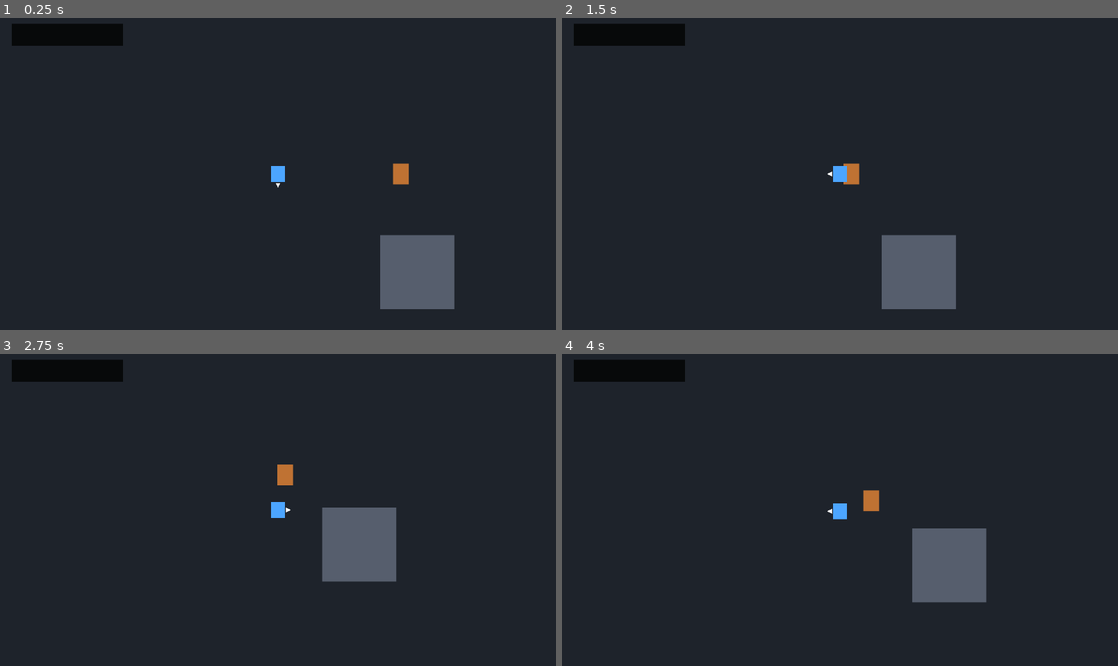
Above: before the commit, frames 1-4 (two rows, left to right).
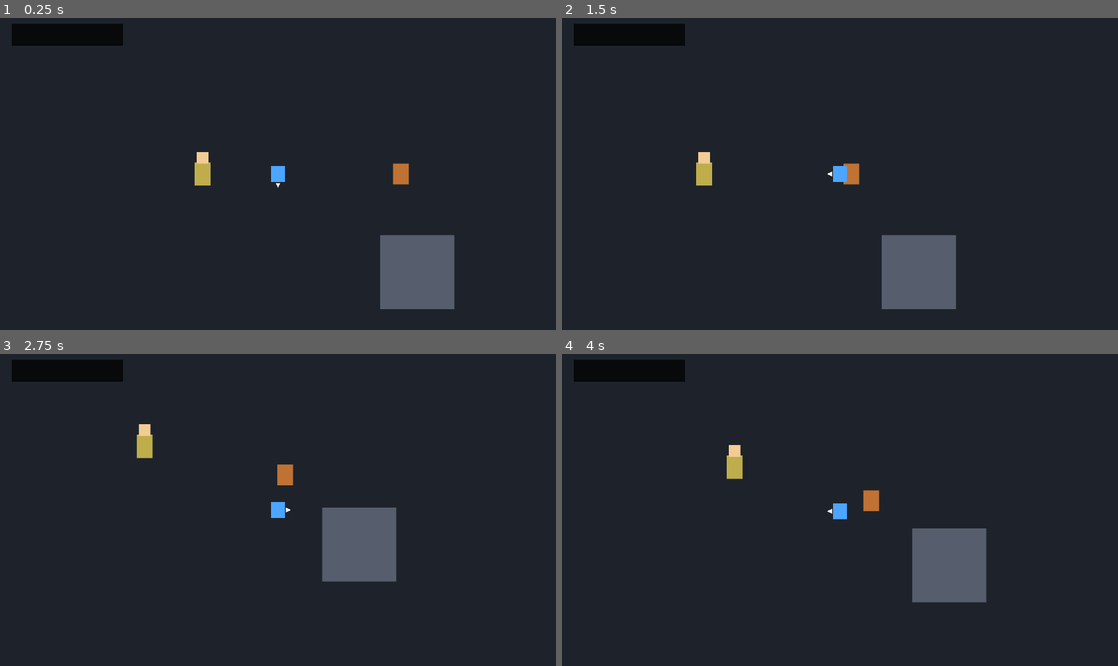
Above: after the commit, the same moments.

Repository: kikajima/dragonballsoullegacy
Game: Godot game, scene res://scenes/bootstrap/bootstrap.tscn
Two runs of this game, one before a commit and one after it. Both use one fixed random seed, a clock stepped at 60 frames per second and the inputs below.
Inputs:
- Up to frame 1 (0.25 s): no input
- Up to frame 2 (1.5 s): tap Enter (ui_accept) at 0.5, 0.77 s; hold D (move_right) 0.53-1.28 s; tap J (attack) at 0.6 s; hold S (move_down) from 1.28 s (still down); tap Shift (block) at 1.35 s
- Up to frame 3 (2.75 s): tap Enter (ui_accept) at 1.52 s; release S (move_down) at 2.03 s; hold D (move_right) from 2.03 s (still down); hold L (charge_ki) from 2.03 s (still down)
- Up to frame 4 (4 s): release D (move_right) at 2.78 s; release L (charge_ki) at 2.78 s; hold W (move_up) 2.78-3.53 s; tap Space (dash) at 2.85 s; tap Enter (ui_accept) at 3.02, 3.5, 3.77 s; hold A (move_left) from 3.53 s (still down); hold E (interact) from 3.53 s (still down)

The runs differ from the first frame. In frame 1, 0.3% of the frame differs, in the area x 35-38%, y 42-54%; in frame 2, 0.3%; in frame 3, 0.3%, in the area x 24-28%, y 22-34%; in frame 4, 0.3%.

Commit message:
feat: place mentor NPC in debug room

Diff:
--- a/scenes/debug/debug_room.tscn
+++ b/scenes/debug/debug_room.tscn
@@ -1,6 +1,7 @@
-[gd_scene load_steps=6 format=3]
+[gd_scene load_steps=7 format=3]
 
 [ext_resource type="PackedScene" path="res://actors/enemies/debug_goku_enemy.tscn" id="1_enemy"]
+[ext_resource type="PackedScene" path="res://actors/npcs/debug_mentor.tscn" id="2_mentor"]
 
 [sub_resource type="RectangleShape2D" id="WallHorizontal"]
 size = Vector2(960, 16)
@@ -80,3 +81,6 @@
 
 [node name="DebugGokuEnemy" parent="." instance=ExtResource("1_enemy")]
 position = Vector2(360, 135)
+
+[node name="DebugMentor" parent="." instance=ExtResource("2_mentor")]
+position = Vector2(175, 135)
